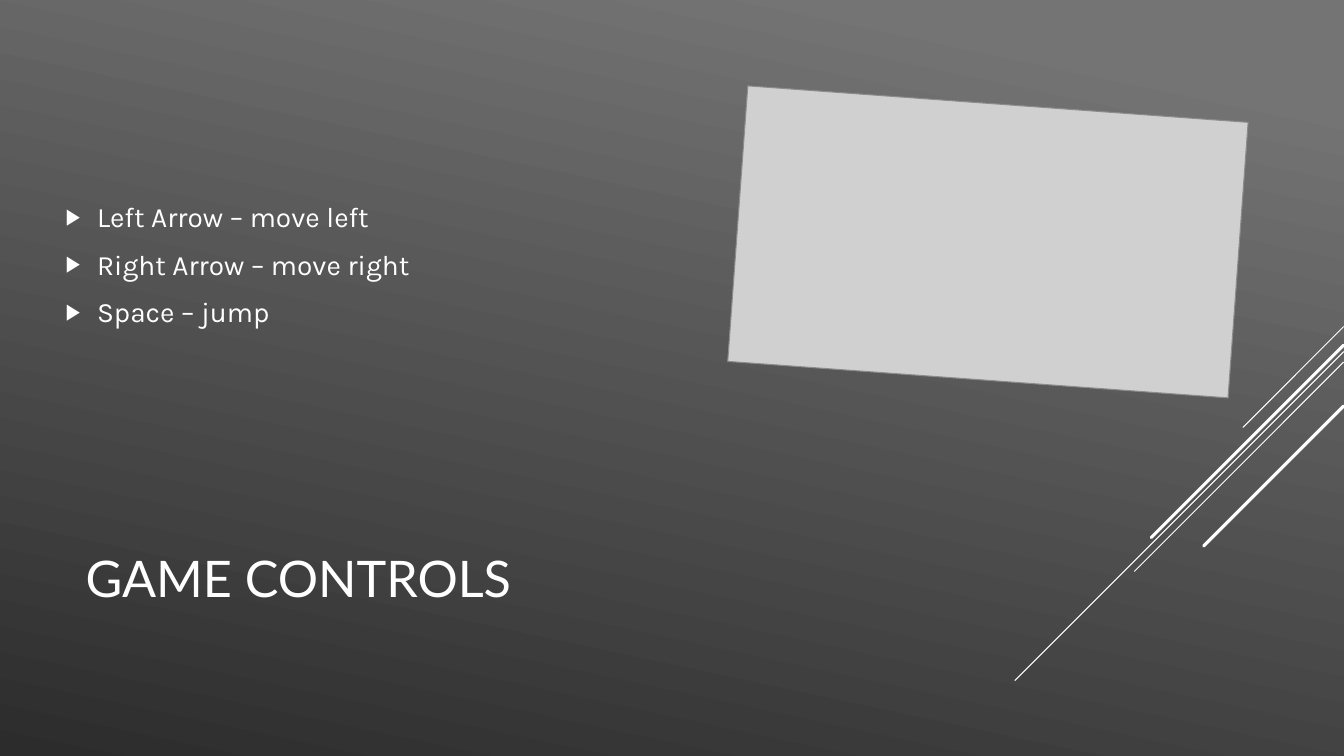
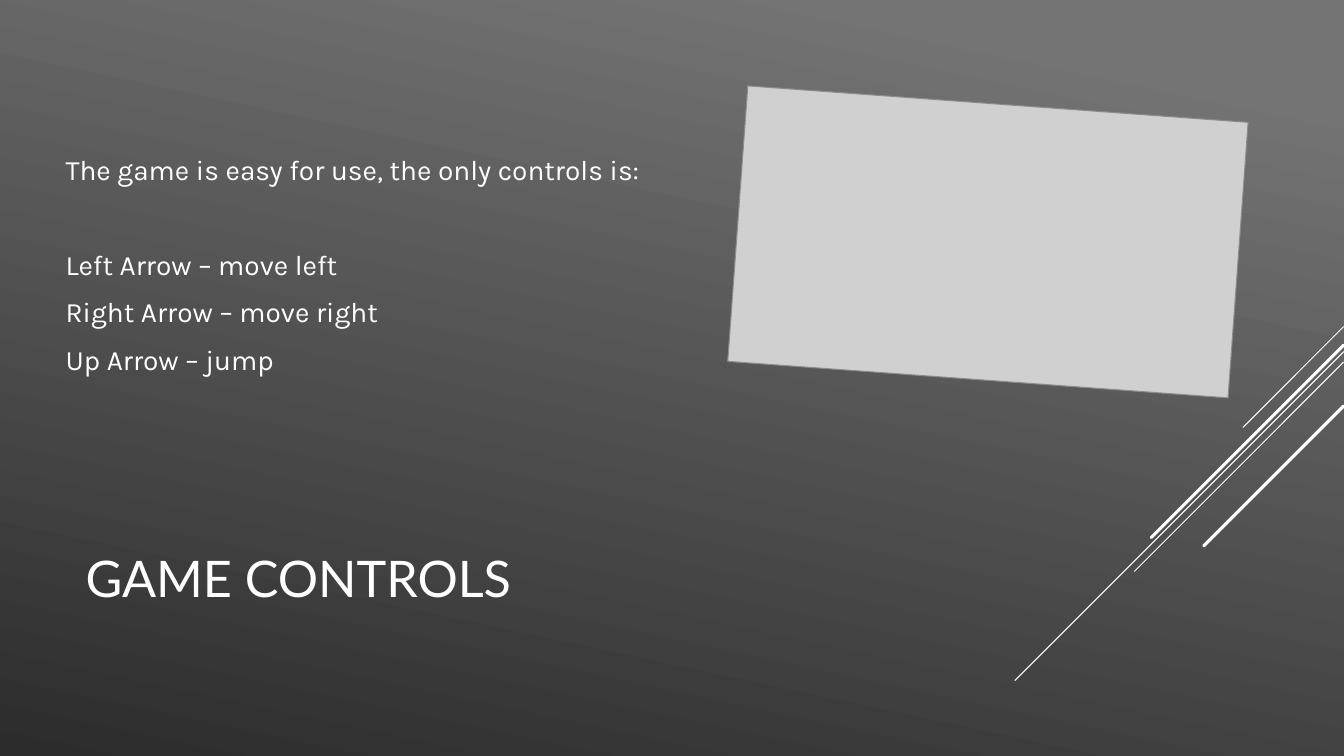
Before and after one commit to bewolf/DOLDIT, a slide deck: slide 4 of Team Doldit.pptx. Drawn at 1344x756 pixels with LibreOffice and Linux fonts; fonts in the diff are those of the drawing; grey boxes stand for pictures. Boxes give left, top, right and bottom in pixels: in the first picture for what was removed or moved away, otherwise in the second. Text is boxed around its words. In the diff, an @@ line names an element or a change of style, - is before the commit and + after.

Commit message:
updated game presentation

```diff
--- a/Team Doldit.pptx
+++ b/Team Doldit.pptx
@@ text at box(66, 160, 640, 187): paragraph added @@
+The game is easy for use, the only controls is:
@@ text at box(66, 255, 378, 329): bullet ▶ to none @@
@@ text at box(66, 351, 273, 377): text changed @@
-▶ Space – jump
+Up Arrow – jump
```
Also in this commit, not shown: 2 other slides changed, 1 slide added, 1 other file.
